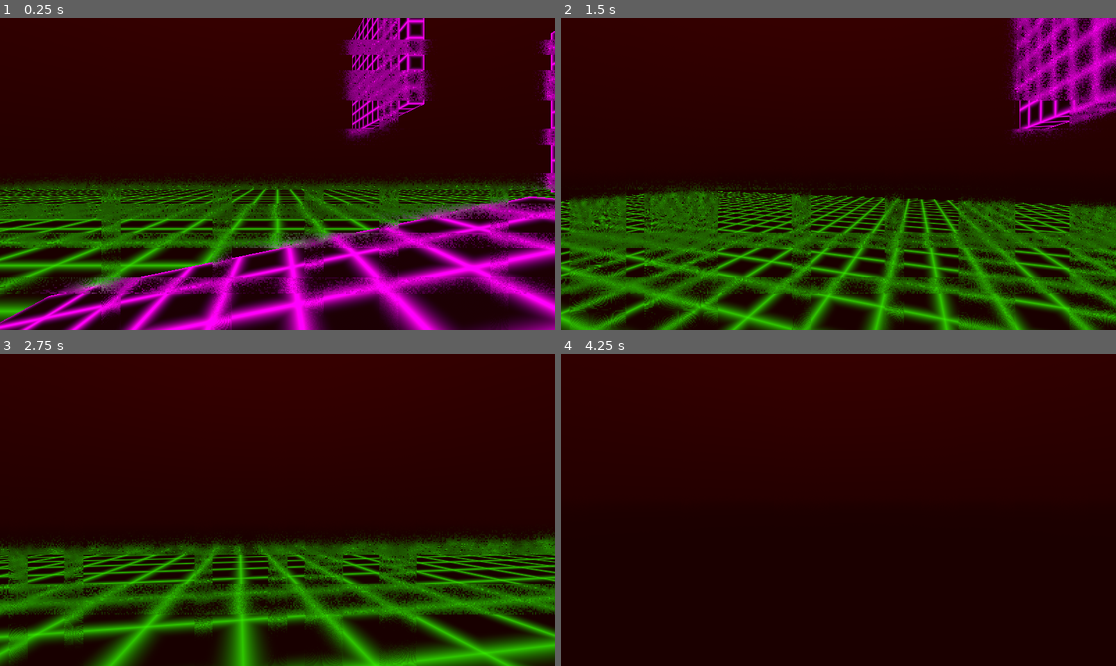
Above: before the commit, frames 1-4 (two rows, left to right).
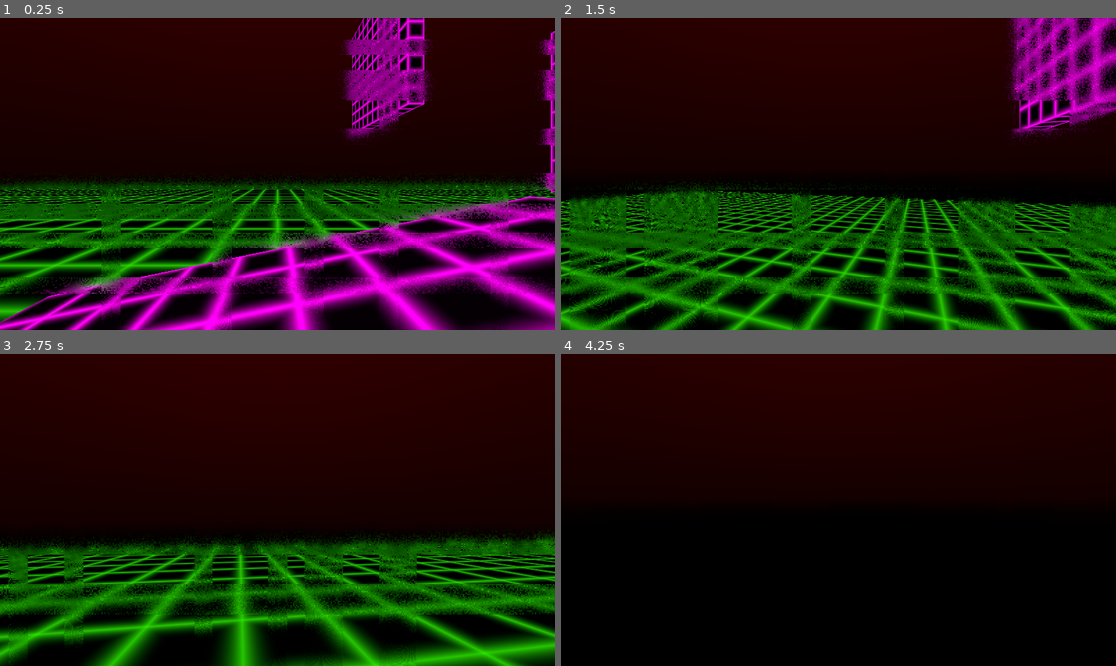
Above: after the commit, the same moments.

Repository: Skunkynator/NeonTop
Game: Godot game, scene res://gameplay/test.tscn
The game is run twice, just before and just after one commit, with the same random seed, the same clock (stepped at 60 frames per second) and the same inputs.
Inputs (mouse positions are in pixels of both pictures, inside the frame that each line leads up to):
- Up to frame 1 (0.25 s): no input
- Up to frame 2 (1.5 s): move the mouse to (866, 174) at 0.52 s; hold W (gp_forward) from 0.53 s (still down); tap Space (gp_jump) at 0.77 s; move the mouse to (810, 174) at 1.27 s
- Up to frame 3 (2.75 s): keep holding W (gp_forward); tap Space (gp_jump) at 1.52 s; move the mouse to (288, 503) at 2.02 s
- Up to frame 4 (4.25 s): keep holding W (gp_forward); move the mouse to (832, 516) at 2.77 s; tap Space (gp_jump) at 3.02, 3.77 s; move the mouse to (877, 513) at 3.52 s

The runs differ from the first frame. In frame 1, 6.3% of the frame differs, in the area x 0-100%, y 0-98%; in frame 2, 19%; in frame 3, 2.4%; in frame 4, 50%, in the area x 0-100%, y 49-100%.

Commit message:
fix glitch shader being affected by lighting

Diff:
--- a/post_processing_effects/glitch.shader
+++ b/post_processing_effects/glitch.shader
@@ -1,6 +1,7 @@
 shader_type spatial;
 
 uniform float strength;
+render_mode unshaded;
 
 float rand(vec4 v) {
 	float a = v.x*v.y*9.+v.w*2.;
@@ -21,7 +22,7 @@
 	uv += vec2(0,rand(vec4(uv,TIME,0)))*strength*0.03 * float(gx > (1.-strength));
 	uv += vec2(rand(vec4(uv,TIME,0)),0)*strength*0.03 * float(gy > (1.-strength));
 
-	EMISSION.rgb = texture(SCREEN_TEXTURE,uv).rgb;
+	ALBEDO.rgb = texture(SCREEN_TEXTURE,uv).rgb;
 }
 
 void vertex() {
